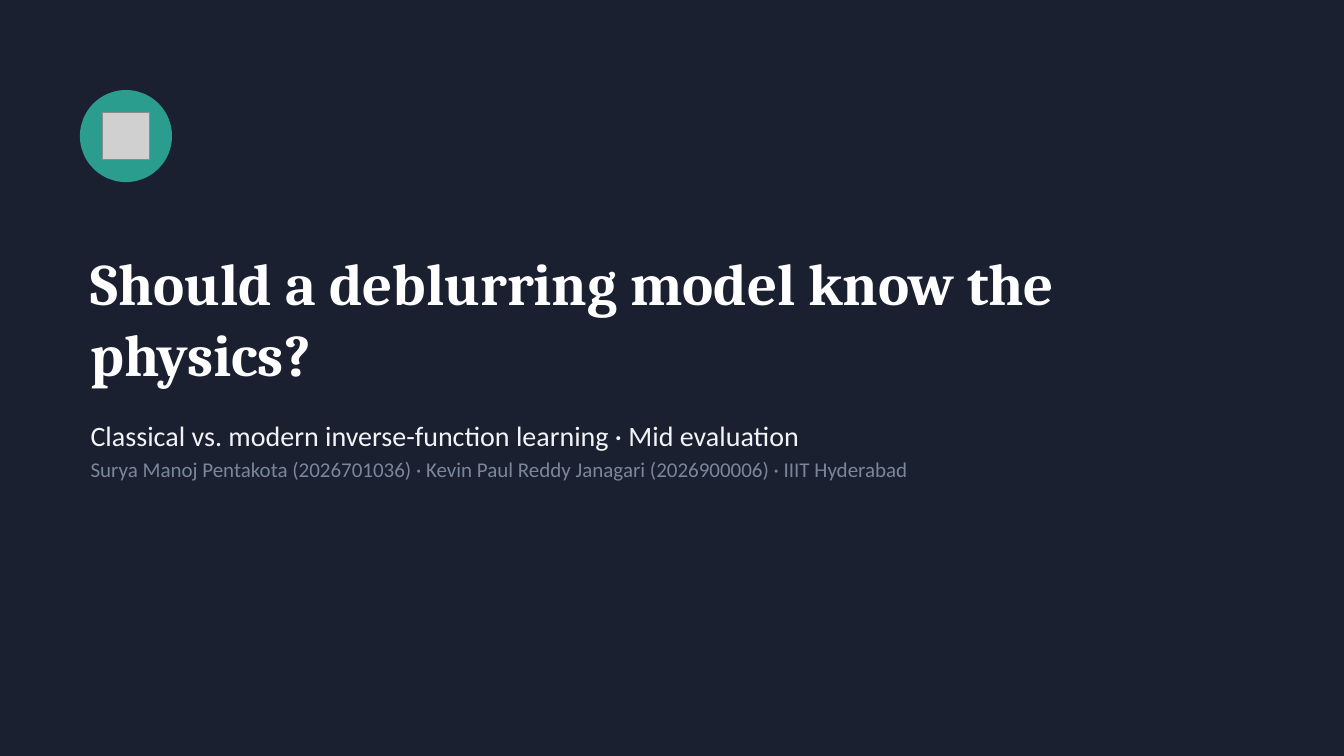
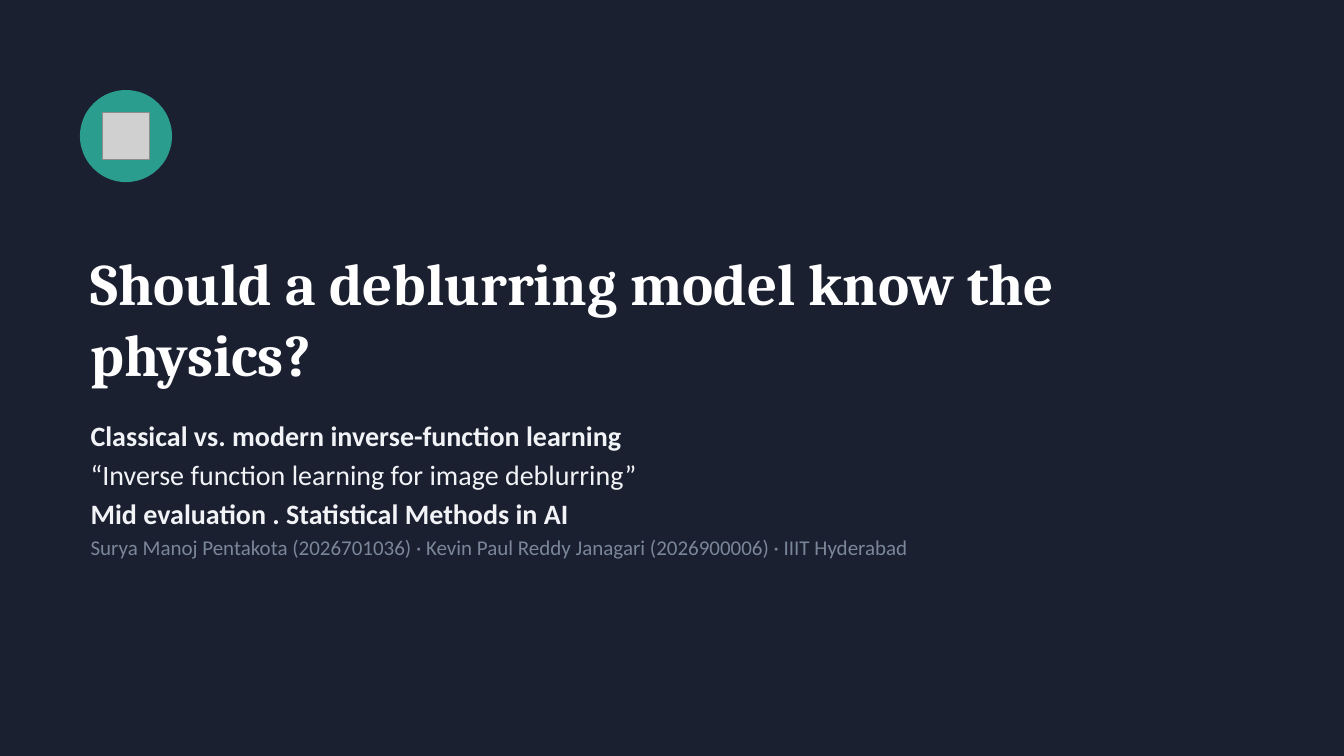
Before and after one commit to suryamanoj4/Inverse-Deblur, a slide deck: slide 1 of report/mid_evaluation.pptx. Drawn at 1344x756 pixels with LibreOffice and Linux fonts; fonts in the diff are those of the drawing; grey boxes stand for pictures. Boxes give left, top, right and bottom in pixels: in the first picture for what was removed or moved away, otherwise in the second. Text is boxed around its words. In the diff, an @@ line names an element or a change of style, - is before the commit and + after.

Commit message:
update slides

```diff
--- a/report/mid_evaluation.pptx
+++ b/report/mid_evaluation.pptx
@@ text at [91, 426, 636, 524]: text changed; bold on @@
-Classical vs. modern inverse-function learning · Mid evaluation
+Classical vs. modern inverse-function learning
+“Inverse function learning for image deblurring”
+Mid evaluation . Statistical Methods in AI
```
Also in this commit, not shown: 10 other slides changed.
